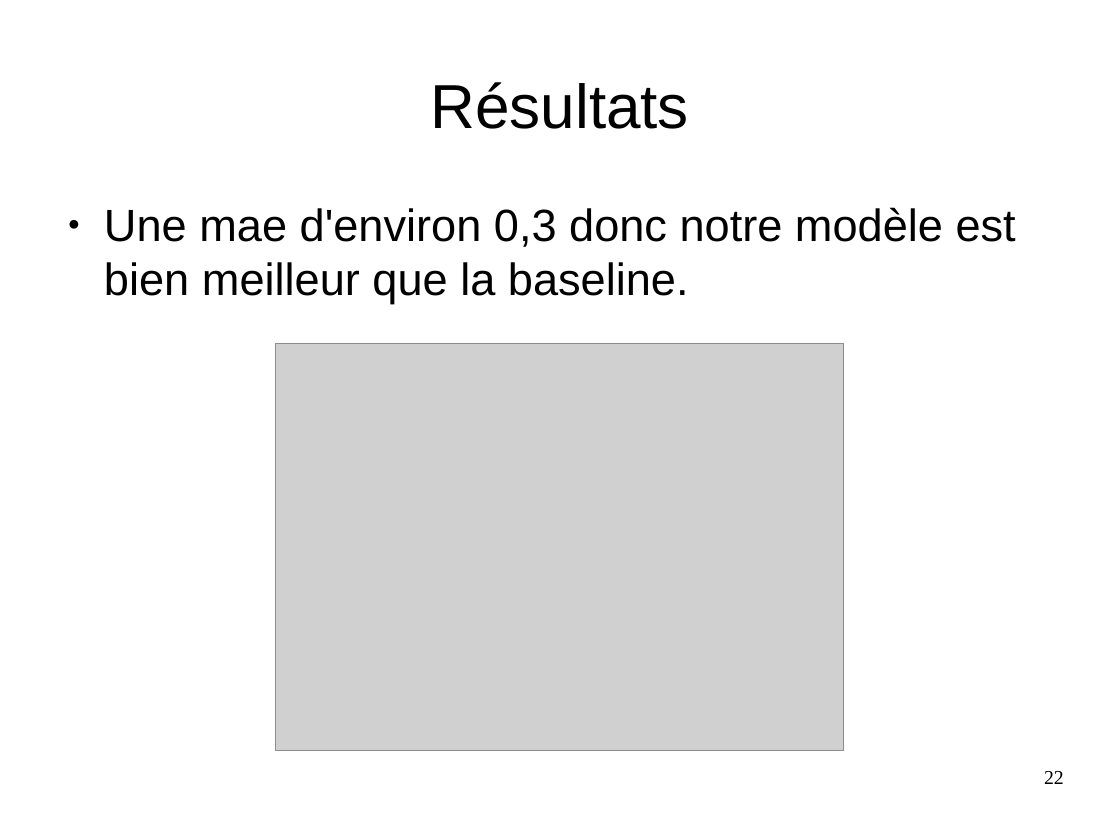
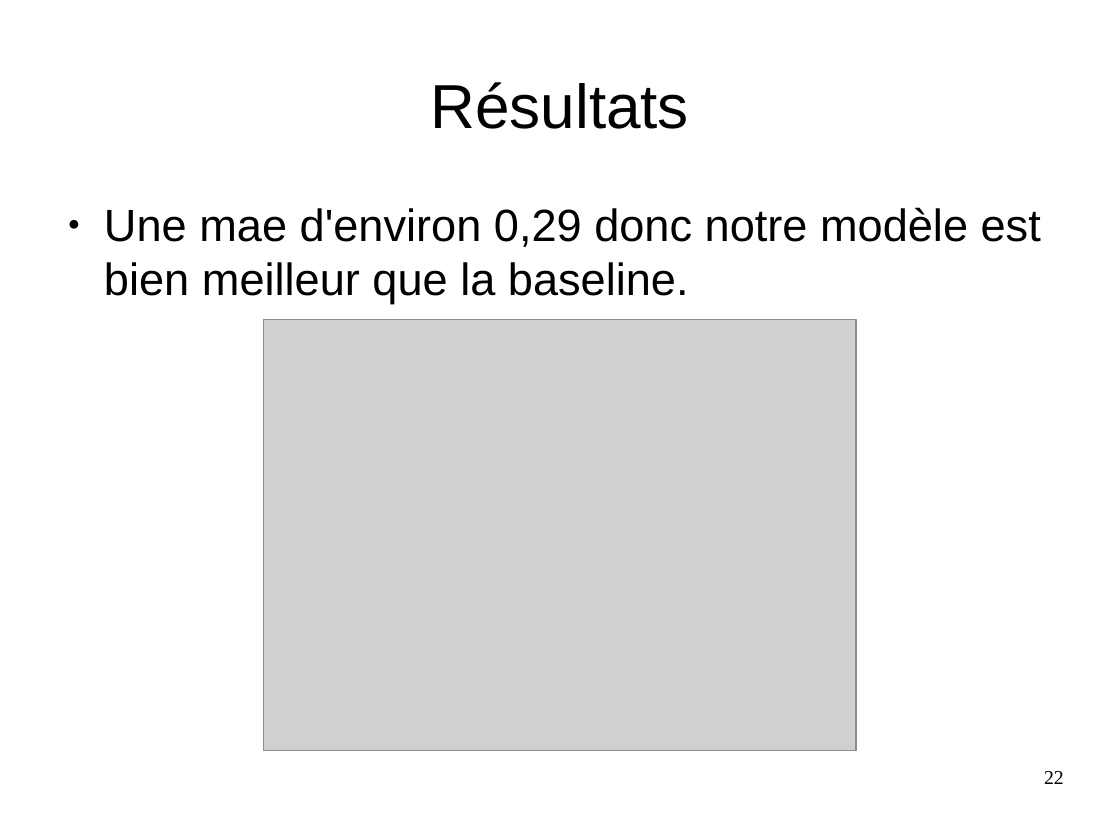
Before and after one commit to MathieuxTony/Projet-7, a slide deck: slide 22 of presentation.odp. Drawn at 1120x840 pixels with LibreOffice and Linux fonts; fonts in the diff are those of the drawing; grey boxes stand for pictures. Boxes give left, top, right and bottom in pixels: in the first picture for what was removed or moved away, otherwise in the second. Text is boxed around its words. In the diff, an @@ line names an element or a change of style, - is before the commit and + after.

```diff
--- a/presentation.odp
+++ b/presentation.odp
@@ text at <box>104,207,1041,304</box>: text changed @@
-● Une mae d'environ 0,3 donc notre modèle est bien meilleur que la baseline.
+● Une mae d'environ 0,29 donc notre modèle est bien meilleur que la baseline.
@@ picture: place and size @@
-picture at <box>276,345,845,751</box>
+picture at <box>264,320,857,751</box>
```
Also in this commit, not shown: 1 other slide changed, 2 other files.
